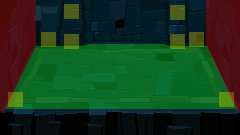
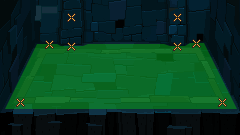
Revision of a layered 240px x 135px image; what changed, layer by layer:
hid group "Holes" (2 layers) over [0, 0, 240, 111]
"Floor1": opacity 30% → 100%, painted on it over [41, 32, 56, 49]
"Floor2": opacity 30% → 100%, painted on it over [64, 34, 201, 49]
"Floor3": opacity 30% → 100%, painted on it over [16, 34, 185, 107]
"Floor4": opacity 30% → 100%, painted on it over [189, 32, 227, 107]
removed layer "Floor5" (was 30%) from group "Hotspots" over [219, 92, 234, 107]
removed layer "Floor6" (was 30%) from group "Hotspots" over [8, 92, 23, 107]
added layer "WallFrontBase1" in group "Hotspots" over [67, 42, 76, 51]
added layer "WallFrontBase2" in group "Hotspots" over [173, 42, 182, 51]
"RightColumn": opacity 30% → 100%, moved it above "LeftColumn", painted on it over [170, 5, 185, 22]
"LeftColumn": opacity 30% → 100%, painted on it over [64, 4, 79, 22]
painted on "Walk area" over [7, 43, 237, 109]
